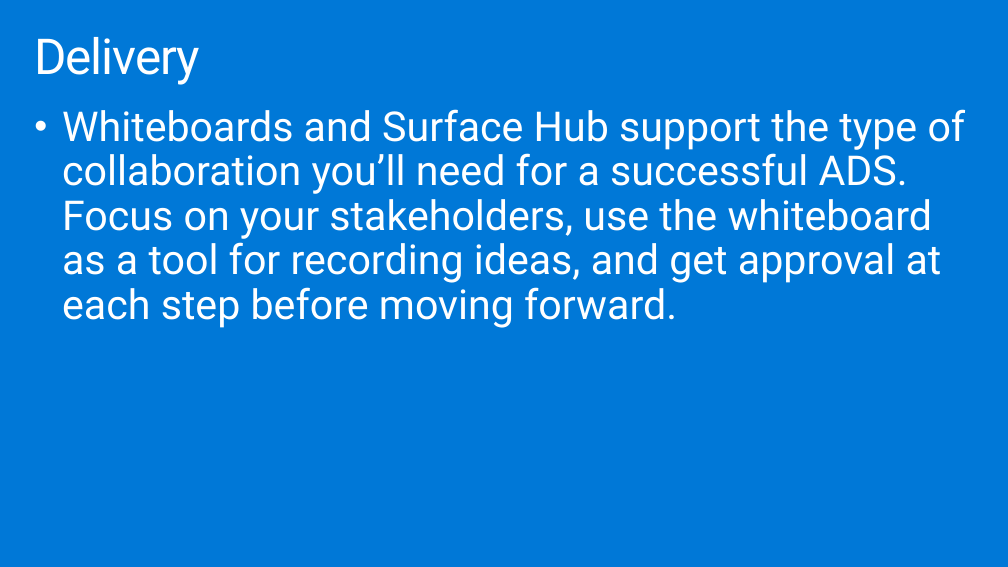
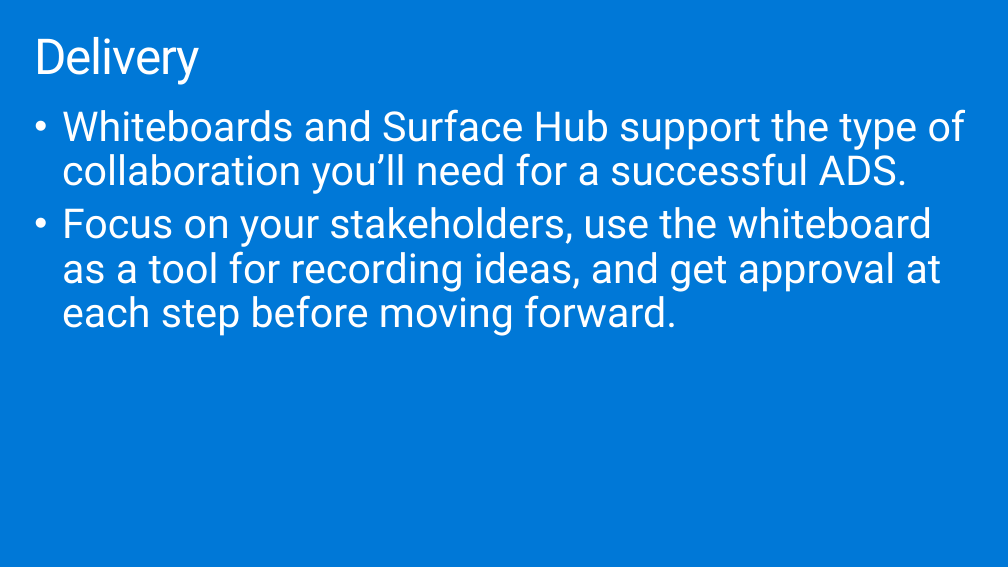
Before and after one commit to solliancenet/ica-wbs, a slide deck: slide 10 of Financial service modernization workshop/mastering-the-ads-deck.pptx (slide 8 before the commit). Drawn at 1008x567 pixels with LibreOffice and Linux fonts; fonts in the diff are those of the drawing. Boxes give left, top, right and bottom in pixels: in the first picture for what was removed or moved away, otherwise in the second. Text is boxed around its words. In the diff, an @@ line names an element or a change of style, - is before the commit and + after.

```diff
--- a/Financial service modernization workshop/mastering-the-ads-deck.pptx
+++ b/Financial service modernization workshop/mastering-the-ads-deck.pptx
@@ text at (62,109,966,336): text changed @@
-• Whiteboards and Surface Hub support the type of collaboration you’ll need for a successful ADS. Focus on your stakeholders, use the whiteboard as a tool for recording ideas, and get approval at each step before moving forward.
+• Whiteboards and Surface Hub support the type of collaboration you’ll need for a successful ADS.
+• Focus on your stakeholders, use the whiteboard as a tool for recording ideas, and get approval at each step before moving forward.
```
Also in this commit, not shown: 12 slides added.
